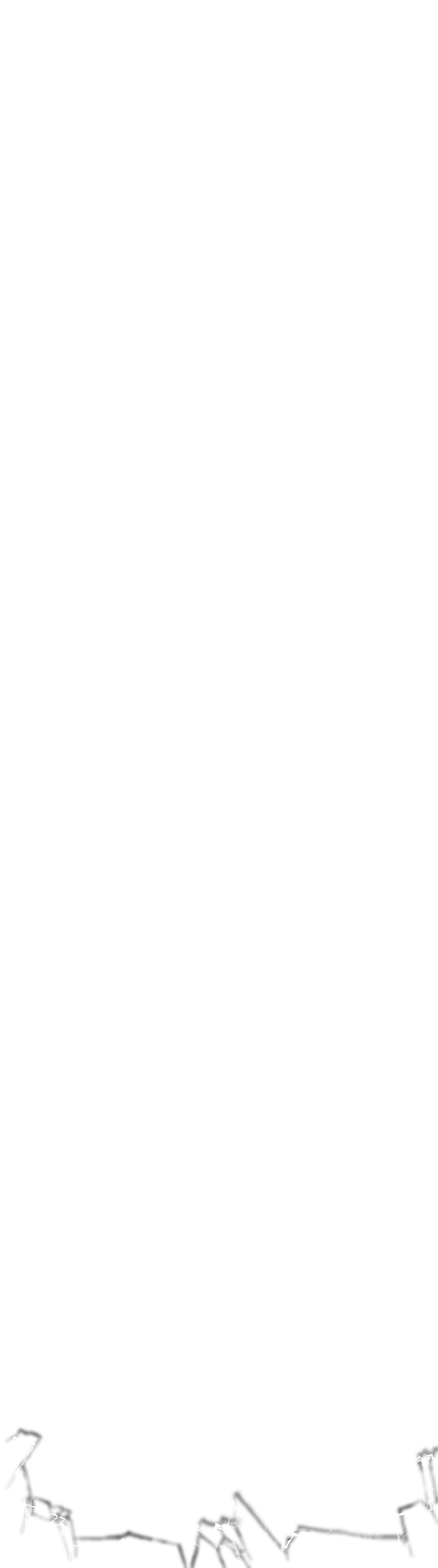
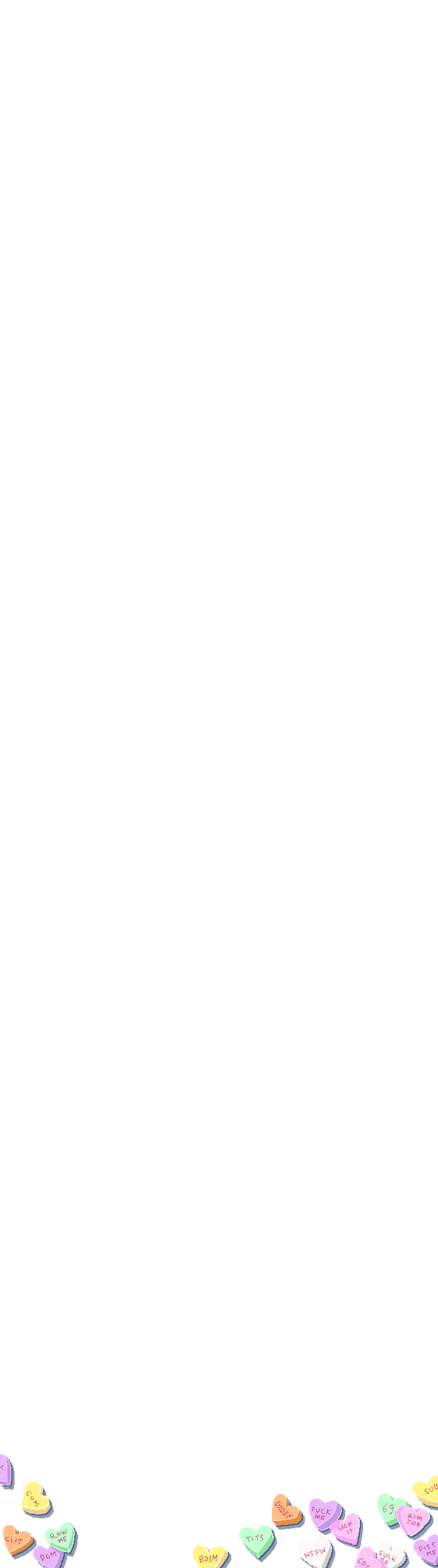
Revision of a layered 438×1568 image; what changed, layer by layer:
showed "Layer 4", opacity 100% → 50%, painted on it over (0, 1426, 438, 1568)
showed "Layer 2", painted on it over (0, 1426, 438, 1568)
renamed "Layer 3" to "Layer 2 copy 2", opacity 100% → 43%, moved it above "Layer 2 copy", painted on it over (0, 1436, 438, 1568)
removed layer "Layer 6" (was 37%) over (0, 1444, 438, 1568)
removed layer "Layer 5" (was 15%) over (0, 1439, 437, 1568)
removed layer "Layer 3 copy 2" (was 51%) over (3, 1426, 438, 1568)
removed layer "Layer 3 copy" (was 50%) over (3, 1426, 438, 1568)
added layer "Layer 2 copy" (43%) above "Layer 1" over (3, 1458, 438, 1568)
